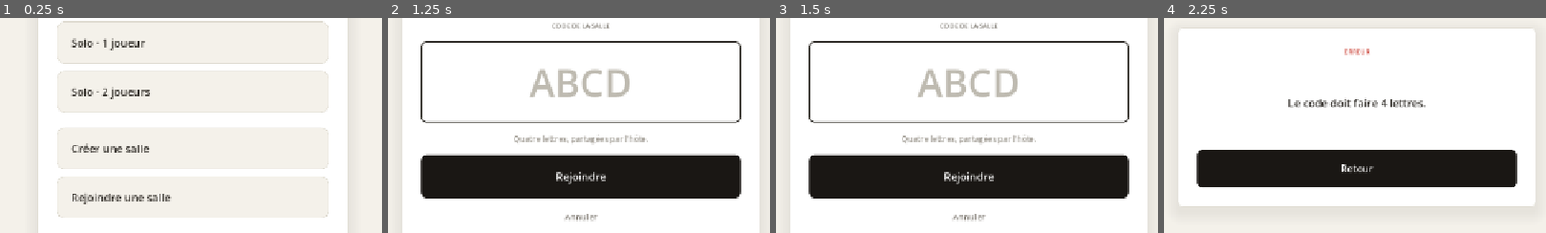
Above: before the commit, frames 1-4 (left to right).
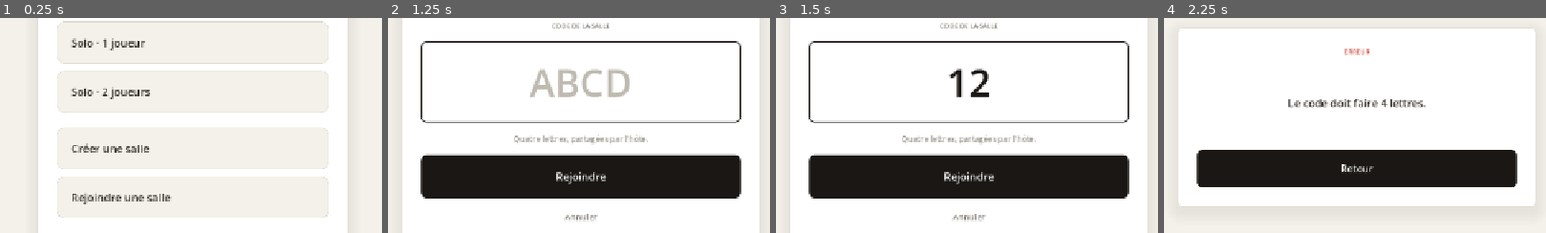
Above: after the commit, the same moments.

Repository: Naskaus/micromachines-v3-clone
Game: Godot game, scene res://scenes/Main.tscn
The game is run twice, just before and just after one commit, with the same random seed, the same clock (stepped at 60 frames per second) and the same inputs.
Inputs (mouse positions are % of the whole screen's width and height, from its top left):
- Up to frame 1 (0.25 s): no input
- Up to frame 2 (1.25 s): click "Rejoindre une salle" at 0.5 s
- Up to frame 3 (1.5 s): click (50, 42) at 1.27 s; type "12" at 1.35 s
- Up to frame 4 (2.25 s): click "Rejoindre" at 2 s
The pictures show only the part of the screen within x 25-75%, y 27-77%; the shares and areas given below are measured in that part.

Frames 1-2 are identical in both runs. In frame 3, 1.8% of the frame differs, in the area x 37-64%, y 23-37%; in frame 4, nothing differs.

Commit message:
v0.17.0-rc4: fix typing into the join code field
Three suspects for "ca tape pas le code", all silenced:

1. text_changed handler removed.
   It was rewriting LineEdit.text on every keystroke. On some setups
   that re-set was racing with the user's input and swallowing chars.
   We now sanitize ONLY on submit (uppercase + filter A-Z).

2. caret_force_displayed dropped.
   Combined with caret_blink=false against a transparent stylebox in
   Godot 4.6 it sometimes painted nothing. Back to standard caret
   (blink=true, 0.6s interval). Plus an explicit IBeam mouse cursor
   so it's obvious the field is editable.

3. TouchInput moved from _input → _unhandled_input + early-return when
   any Control owns gui focus. Tapping the LineEdit no longer also
   triggers a virtual p1_left/p1_right press, so the menu stops
   feeling possessed when the on-screen keyboard pops up.

Also: two-frame await before grab_focus() in _on_join_pressed (one
frame for the visibility flip, one for the LineEdit's internal
ready-up). Explicit editable=true to forestall any silent disable.

Diff:
--- a/src/scenes/MultiplayerMenu.tscn
+++ b/src/scenes/MultiplayerMenu.tscn
@@ -536,11 +536,14 @@
 [node name="CodeInput" type="LineEdit" parent="JoinInputPanel/VBox"]
 custom_minimum_size = Vector2(0, 116)
 layout_mode = 2
+mouse_default_cursor_shape = 1
 placeholder_text = "ABCD"
 alignment = 1
 max_length = 4
-caret_blink = false
-caret_force_displayed = true
+editable = true
+selecting_enabled = true
+caret_blink = true
+caret_blink_interval = 0.6
 theme_override_styles/normal = SubResource("SBF_input")
 theme_override_styles/focus = SubResource("SBF_input_focus")
 theme_override_styles/read_only = SubResource("SBF_input")
--- a/src/scripts/multiplayer_menu.gd
+++ b/src/scripts/multiplayer_menu.gd
@@ -68,7 +68,6 @@
 	_btn_lobby_navback.pressed.connect(_on_back_to_root)
 	_btn_error_back.pressed.connect(_on_back_to_root)
 	_join_code_input.text_submitted.connect(func(_t): _on_join_confirm_pressed())
-	_join_code_input.text_changed.connect(_on_join_code_changed)
 
 	if NetworkClient:
 		NetworkClient.connected.connect(_on_net_connected)
@@ -109,28 +108,21 @@
 func _on_join_pressed() -> void:
 	_join_code_input.text = ""
 	_show_panel(Step.JOIN_INPUT)
-	# Wait one frame so the panel is fully visible before we try to take focus —
-	# otherwise grab_focus() can no-op while the LineEdit is mid-show.
+	# Two frames: one for visibility flip, one for the LineEdit to be ready.
+	# Without this, grab_focus() silently no-ops on the freshly-shown control.
 	await get_tree().process_frame
+	await get_tree().process_frame
+	_join_code_input.editable = true
 	_join_code_input.grab_focus()
-	_join_code_input.caret_column = 0
-
-
-func _on_join_code_changed(new_text: String) -> void:
-	# Force uppercase + strip non-letters as the user types — the server only
-	# accepts A-Z codes, and we don't want to silently transform on submit.
-	var caret: int = _join_code_input.caret_column
-	var cleaned: String = ""
-	for c in new_text.to_upper():
+
+
+func _on_join_confirm_pressed() -> void:
+	# Sanitize on submit only (strip whitespace, uppercase, keep A-Z).
+	var raw: String = _join_code_input.text.strip_edges().to_upper()
+	var code: String = ""
+	for c in raw:
 		if c >= "A" and c <= "Z":
-			cleaned += c
-	if cleaned != new_text:
-		_join_code_input.text = cleaned
-		_join_code_input.caret_column = min(caret, cleaned.length())
-
-
-func _on_join_confirm_pressed() -> void:
-	var code: String = _join_code_input.text.strip_edges().to_upper()
+			code += c
 	if code.length() != 4:
 		_show_error("Le code doit faire 4 lettres.")
 		return
--- a/src/scripts/touch_input.gd
+++ b/src/scripts/touch_input.gd
@@ -15,7 +15,24 @@
 		return
 
 
-func _input(event: InputEvent) -> void:
+func _ui_is_capturing() -> bool:
+	# If any UI Control currently has keyboard focus (e.g. the join-code
+	# LineEdit), we MUST NOT translate the tap into a virtual driving button.
+	# Otherwise the tap that opens the on-screen keyboard would also press
+	# p1_left and the menu would feel broken.
+	var vp: Viewport = get_viewport()
+	if vp == null:
+		return false
+	var focused: Control = vp.gui_get_focus_owner()
+	return focused != null
+
+
+func _unhandled_input(event: InputEvent) -> void:
+	# We use _unhandled_input here (not _input) so taps that hit a Button or
+	# LineEdit are consumed by the GUI first and never reach the driving
+	# pseudo-buttons. This is what stops the menu from feeling possessed.
+	if _ui_is_capturing():
+		return
 	if event is InputEventScreenTouch:
 		var touch: InputEventScreenTouch = event as InputEventScreenTouch
 		var screen_w: float = float(get_viewport().get_visible_rect().size.x)
